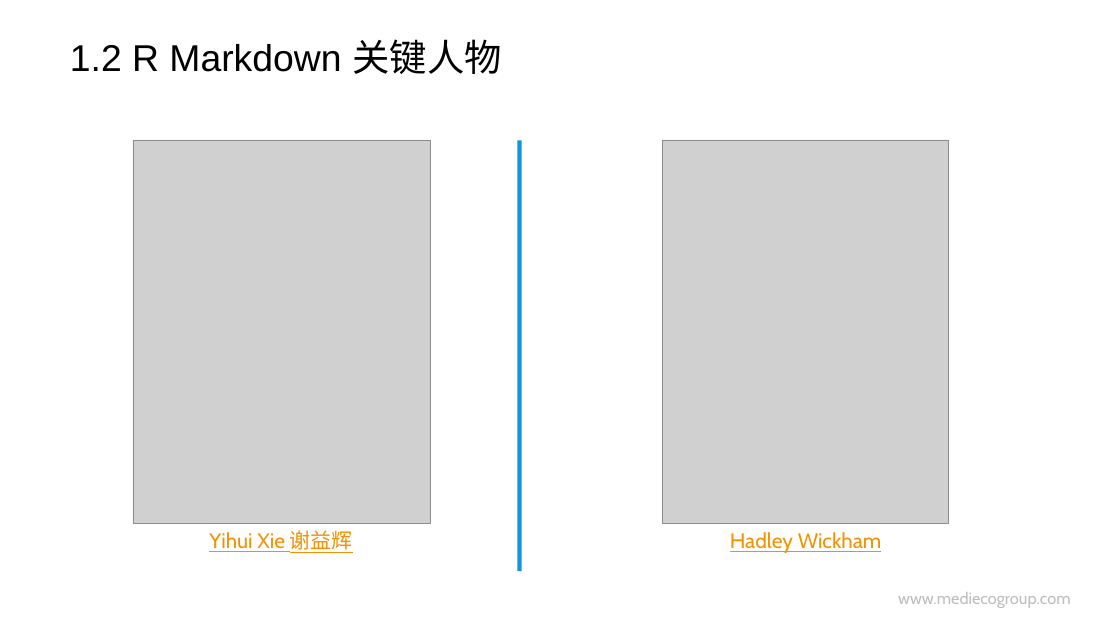
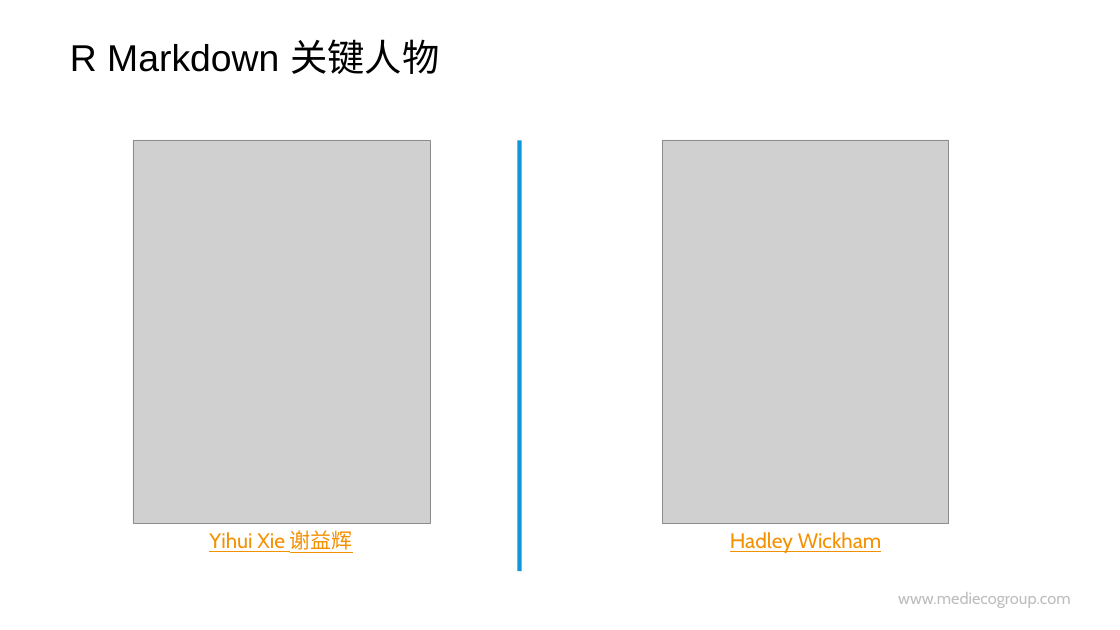
Before and after one commit to hao203/rmd_china, a slide deck: slide 5 of slides/01.History&Works/01-History-Works.pptx. Drawn at 1120x630 pixels with LibreOffice and Linux fonts; fonts in the diff are those of the drawing; grey boxes stand for pictures; background and template pictures are left out. Boxes give left, top, right and bottom in pixels: in the first picture for what was removed or moved away, otherwise in the second. Text is boxed around its words. In the diff, an @@ line names an element or a change of style, - is before the commit and + after.

```diff
--- a/slides/01.History&Works/01-History-Works.pptx
+++ b/slides/01.History&Works/01-History-Works.pptx
@@ title at (70,39,439,74): text changed @@
-1.2 R Markdown 关键人物
+R Markdown 关键人物
```
Also in this commit, not shown: 7 other slides changed, 1 slide added, 1 slide removed, 2 other files.
